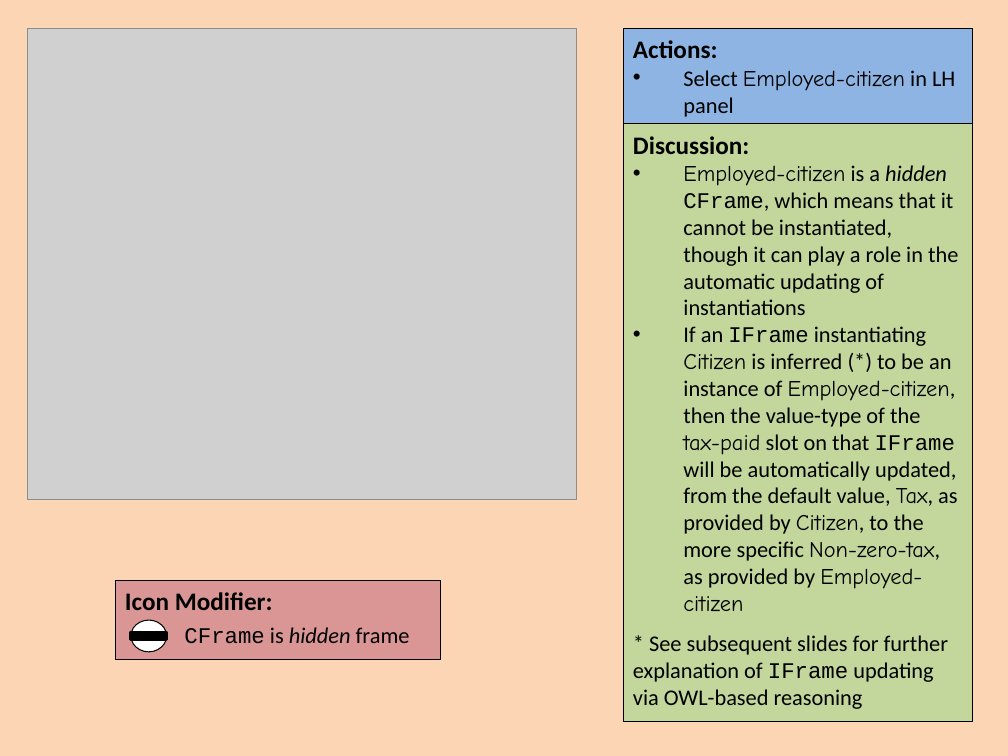
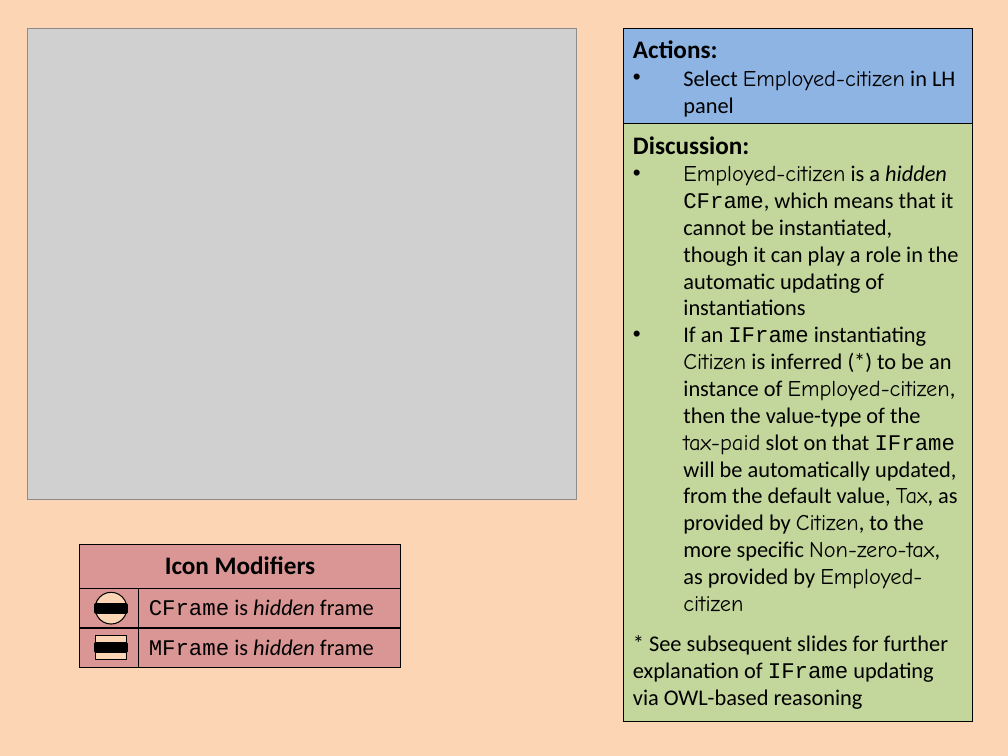
Before and after one commit to colin-puleston/mekon-hobo, a slide deck: slide 21 of docs/MEKON-HOBO Introductory Tutorial.pptx (slide 19 before the commit). Drawn at 1008x756 pixels with LibreOffice and Linux fonts; fonts in the diff are those of the drawing; grey boxes stand for pictures. Boxes give left, top, right and bottom in pixels: in the first picture for what was removed or moved away, otherwise in the second. Text is boxed around its words. In the diff, an @@ line names an element or a change of style, - is before the commit and + after.

```diff
--- a/docs/MEKON-HOBO Introductory Tutorial.pptx
+++ b/docs/MEKON-HOBO Introductory Tutorial.pptx
@@ rectangle "Icon Modifiers": place and size @@
-rectangle "Icon Modifiers" at (115,581,440,660)
+rectangle "Icon Modifiers" at (80,544,401,667)
@@ text in rectangle at (165,556,316,574): text changed @@
-Icon Modifier:
+Icon Modifiers
@@ rectangle added at (80,589,139,628), outline #000000 0.75 pt @@
@@ ellipse: place and size @@
-ellipse at (131,620,166,651)
+ellipse at (95,593,126,624)
@@ ellipse at (95,593,126,624): fill #FFFFFF to #FCD5B5 @@
@@ rectangle "CFrame is hidden frame": place and size @@
-rectangle "CFrame is hidden frame" at (184,627,410,644)
+rectangle "CFrame is hidden frame" at (139,589,401,628)
@@ rectangle "CFrame is hidden frame" at (139,589,401,628): outline none to #000000 0.75 pt @@
@@ rectangle added at (80,628,139,667), outline #000000 0.75 pt @@
@@ rectangle: place and size @@
-rectangle at (131,632,166,640)
+rectangle at (95,604,126,612)
@@ rectangle added at (139,628,401,667), outline #000000 0.75 pt, 16 pt, text #000000 @@
+MFrame is hidden frame
@@ rectangle added at (95,636,126,660), fill #FCD5B5, outline #000000 0.75 pt @@
@@ rectangle added at (95,644,126,652), fill #000000, outline #000000 2 pt @@
```
Also in this commit, not shown: 23 other slides changed, 3 slides added.
